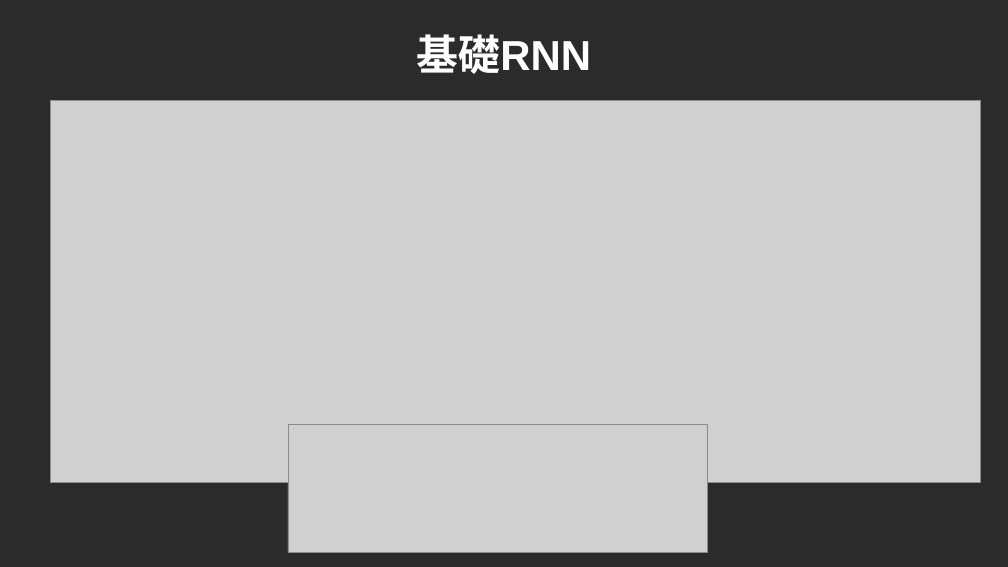
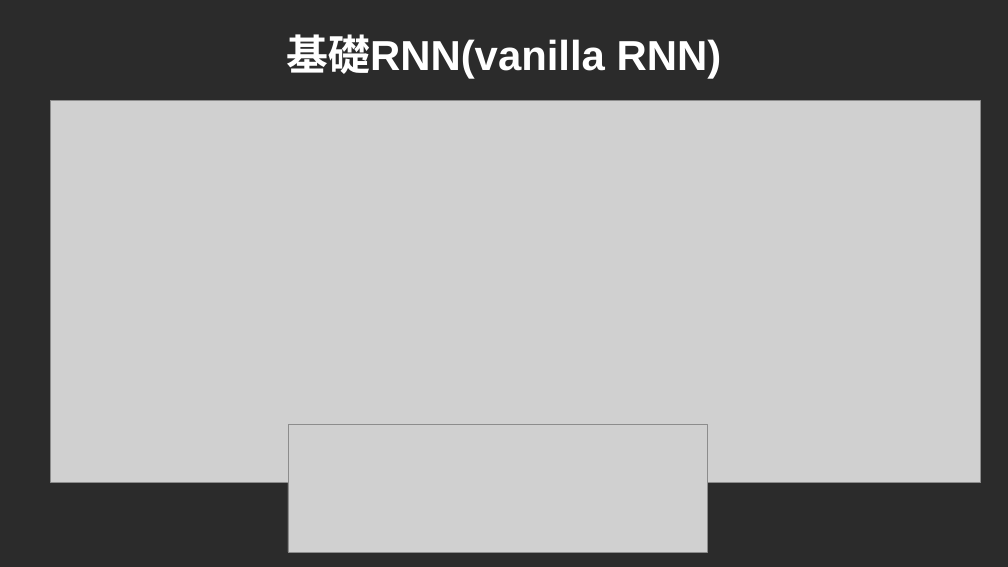
Before and after one commit to Lu-Yi-Hsun/home, a slide deck: slide 3 of docs/Machine Learning/Neural Networks/RNN/RNN.odp. Drawn at 1008x567 pixels with LibreOffice and Linux fonts; fonts in the diff are those of the drawing; grey boxes stand for pictures; background and template pictures are left out; a plain dark background stands for a picture behind light text. Boxes give left, top, right and bottom in pixels: in the first picture for what was removed or moved away, otherwise in the second. Text is boxed around its words. In the diff, an @@ line names an element or a change of style, - is before the commit and + after.

```diff
--- a/docs/Machine Learning/Neural Networks/RNN/RNN.odp
+++ b/docs/Machine Learning/Neural Networks/RNN/RNN.odp
@@ title at (286,34,722,79): text changed @@
-基礎RNN
+基礎RNN(vanilla RNN)
```
Also in this commit, not shown: 1 other slide changed, 32 other files.
